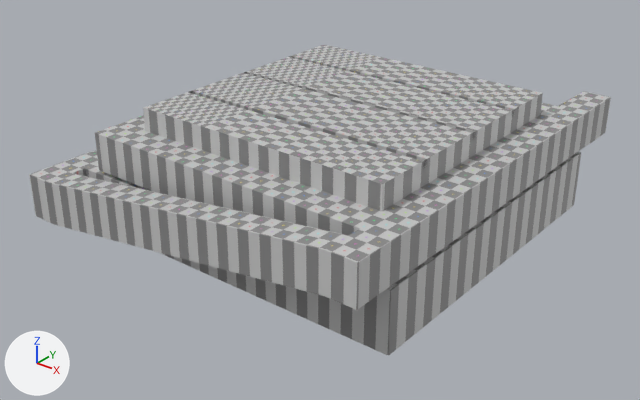
Renders of the Blender file tools/blendfiles/irrb-0.4.blend from each side of a commit.
Both versions are drawn from a camera (50 mm lens) standing at (85.2, -113.9, 72.1) and looking at (-4.6, -1.6, 2.5). The lights are fixed; the arrows at lower left show +X, +Y and +Z.

The first picture shows 'Ceiling', 'MainBuilding'.
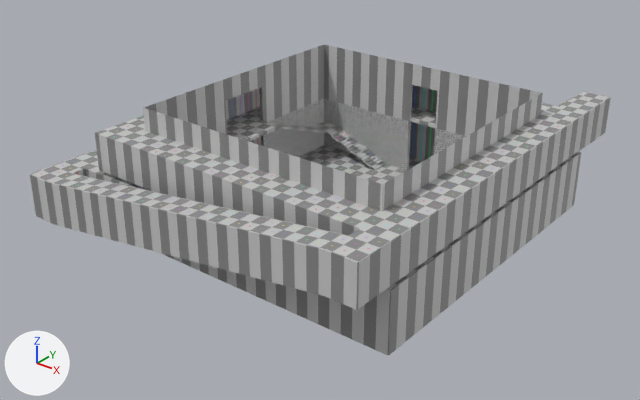
Pixel boxes (x1, y1, x2, y2) of what changed, in the pictures (640 x 400 px):
'Ceiling', hidden
    before: (144, 45, 542, 184)

Edits to the bpy script that builds the scene:
```text
Change ob_ceiling:
    add ob_ceiling.hide_set(True)  # its collection is switched off
```
